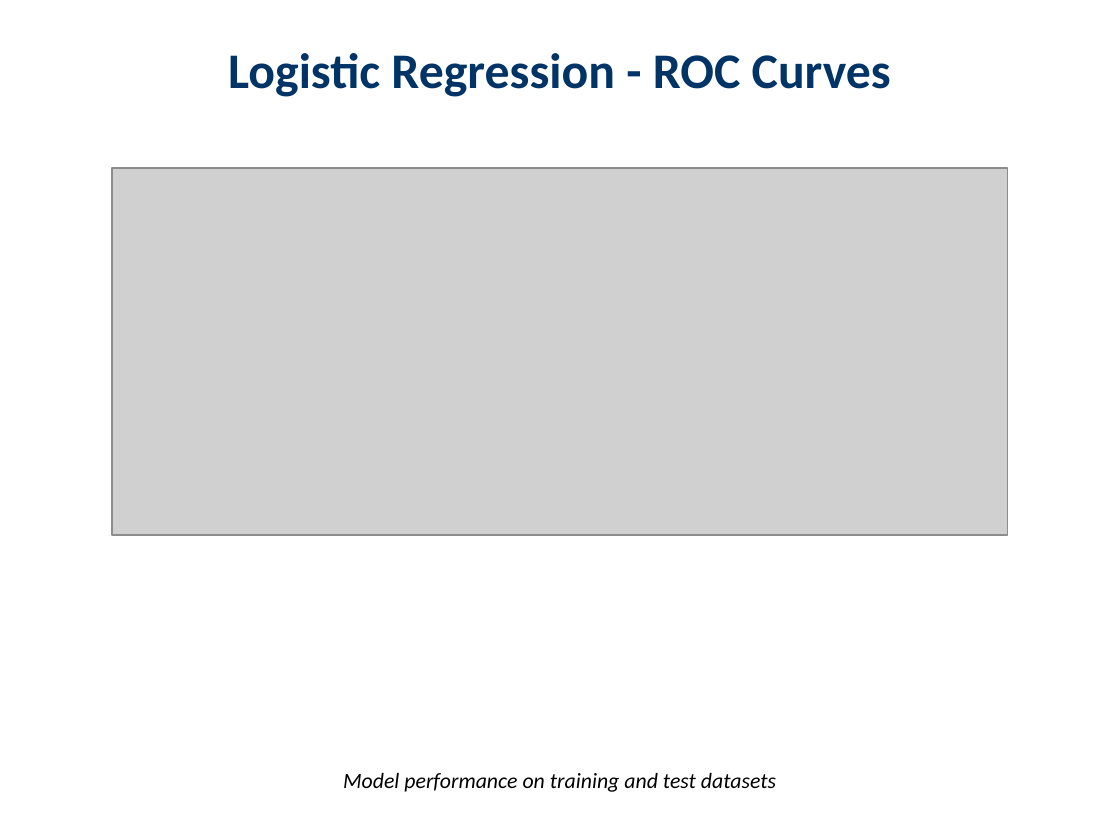
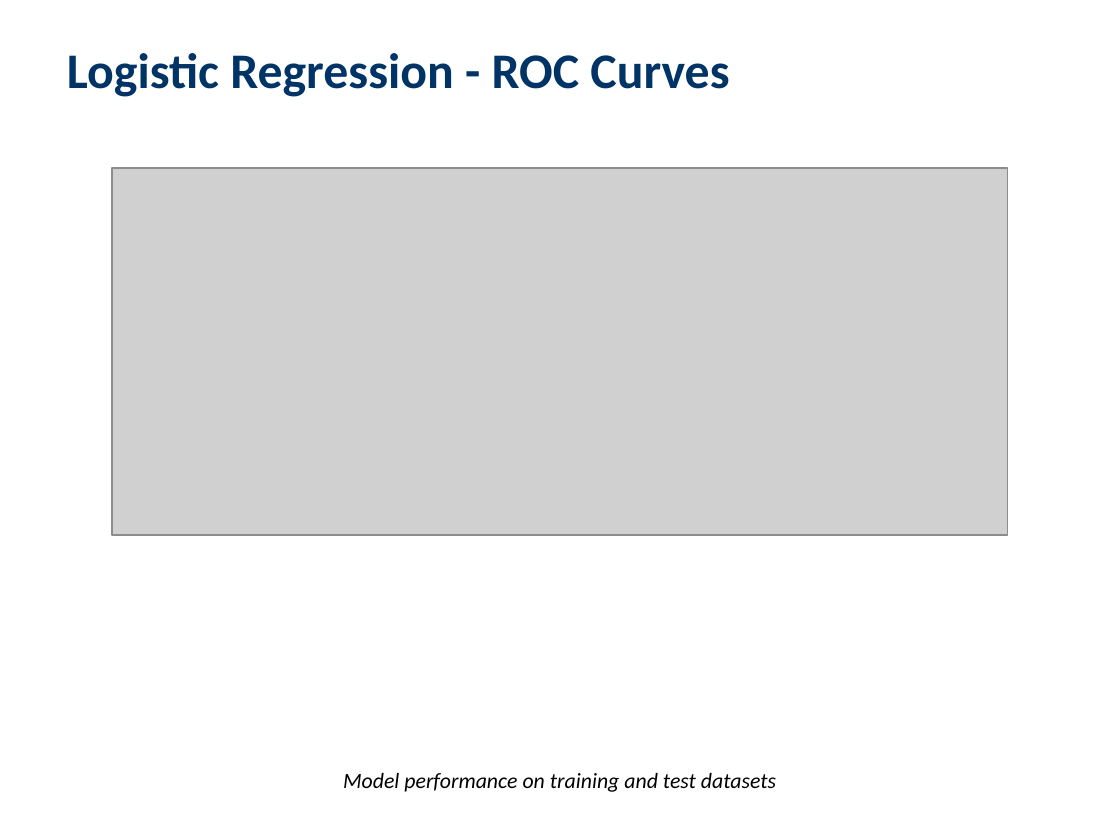
Before and after one commit to pablogrs/nifty_data, a slide deck: slide 14 of basic-navigation/Market_Analysis_Presentation.pptx. Drawn at 1120x840 pixels with LibreOffice and Linux fonts; fonts in the diff are those of the drawing; grey boxes stand for pictures. Boxes give left, top, right and bottom in pixels: in the first picture for what was removed or moved away, otherwise in the second. Text is boxed around its words. In the diff, an @@ line names an element or a change of style, - is before the commit and + after.

```diff
--- a/basic-navigation/Market_Analysis_Presentation.pptx
+++ b/basic-navigation/Market_Analysis_Presentation.pptx
@@ text "Logistic Regression - ROC Curves": place and size @@
-text "Logistic Regression - ROC Curves" at [228,53,891,97]
+text "Logistic Regression - ROC Curves" at [67,53,729,97]
```
Also in this commit, not shown: 11 other slides changed, 1 slide added, 1 other file.
